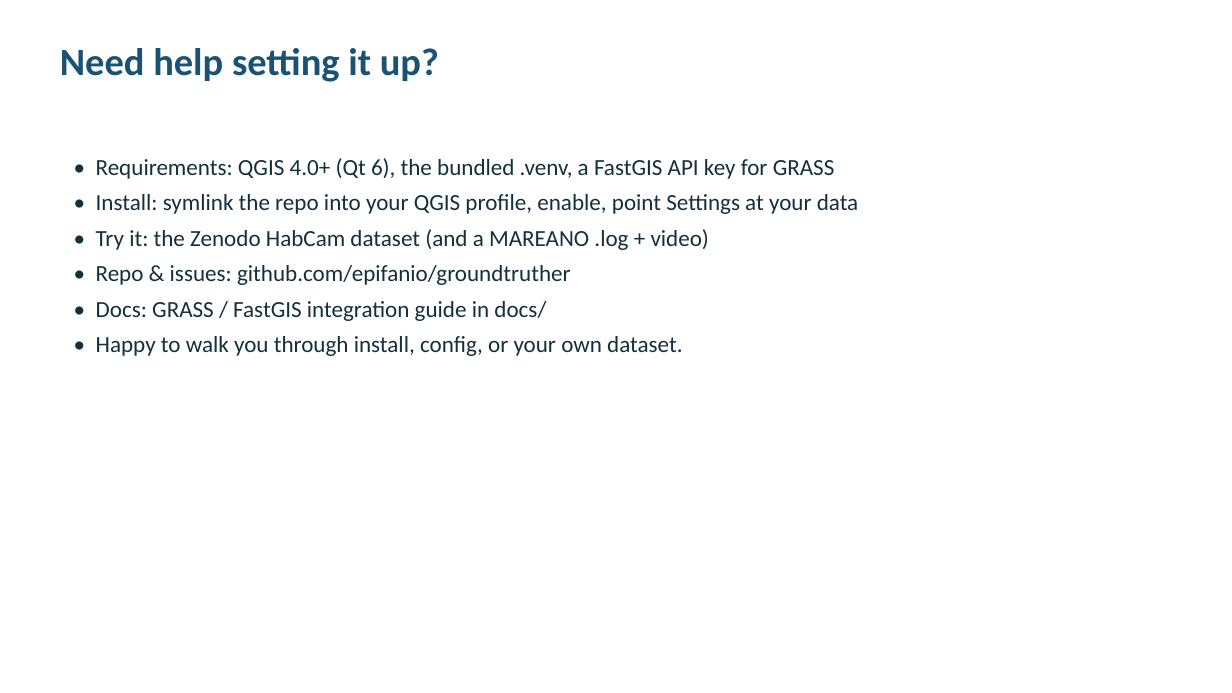
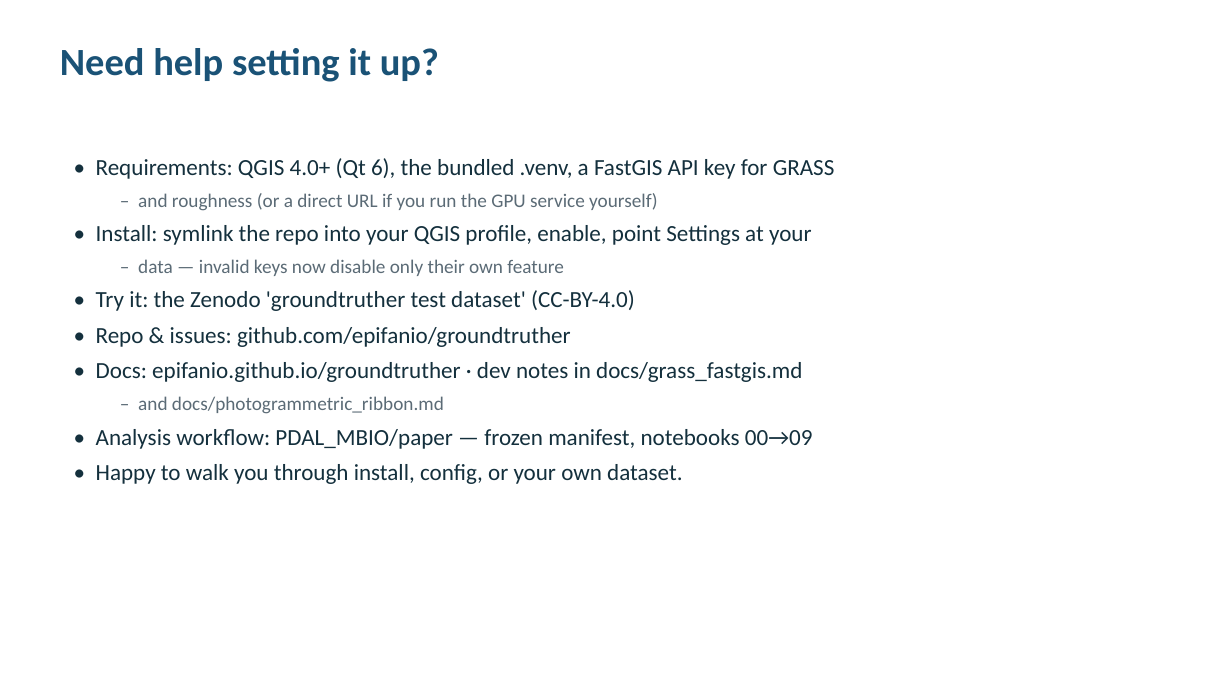
Before and after one commit to epifanio/groundtruther, a slide deck: slide 30 of docs/slides_groundtruther_update_2026.pptx (slide 20 before the commit). Drawn at 1232x693 pixels with LibreOffice and Linux fonts; fonts in the diff are those of the drawing. Boxes give left, top, right and bottom in pixels: in the first picture for what was removed or moved away, otherwise in the second. Text is boxed around its words. In the diff, an @@ line names an element or a change of style, - is before the commit and + after.

```diff
--- a/docs/slides_groundtruther_update_2026.pptx
+++ b/docs/slides_groundtruther_update_2026.pptx
@@ text at box(96, 193, 812, 311): text changed @@
-• Install: symlink the repo into your QGIS profile, enable, point Settings at your data
-• Try it: the Zenodo HabCam dataset (and a MAREANO .log + video)
+  – and roughness (or a direct URL if you run the GPU service yourself)
+• Install: symlink the repo into your QGIS profile, enable, point Settings at your
+  – data — invalid keys now disable only their own feature
+• Try it: the Zenodo 'groundtruther test dataset' (CC-BY-4.0)
@@ text at box(96, 362, 813, 449): text changed @@
-• Docs: GRASS / FastGIS integration guide in docs/
+• Docs: epifanio.github.io/groundtruther · dev notes in docs/grass_fastgis.md
+  – and docs/photogrammetric_ribbon.md
+• Analysis workflow: PDAL_MBIO/paper — frozen manifest, notebooks 00→09
```
Also in this commit, not shown: 13 other slides changed, 17 slides added, 7 slides removed, 3 other files.
